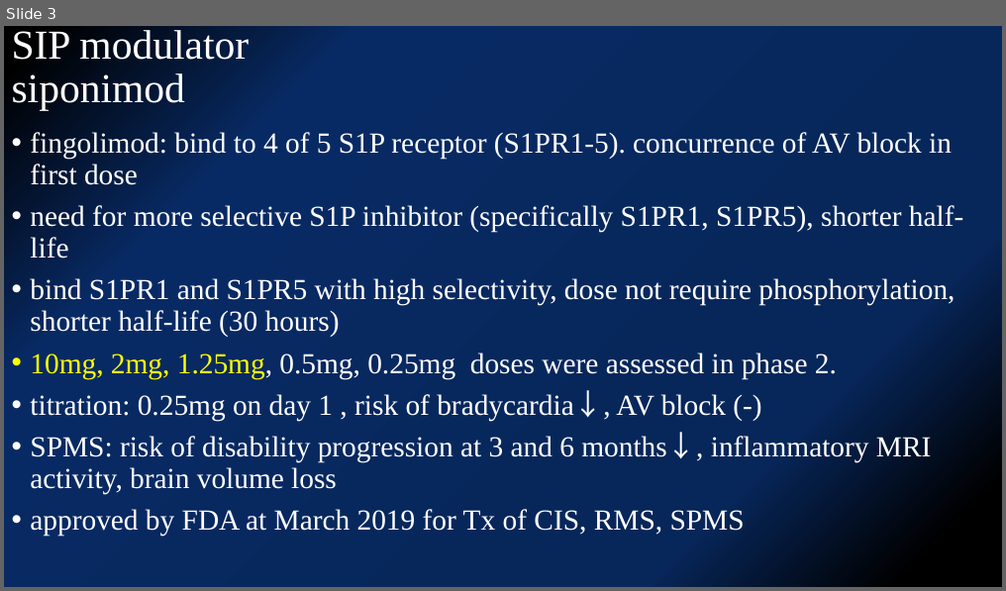
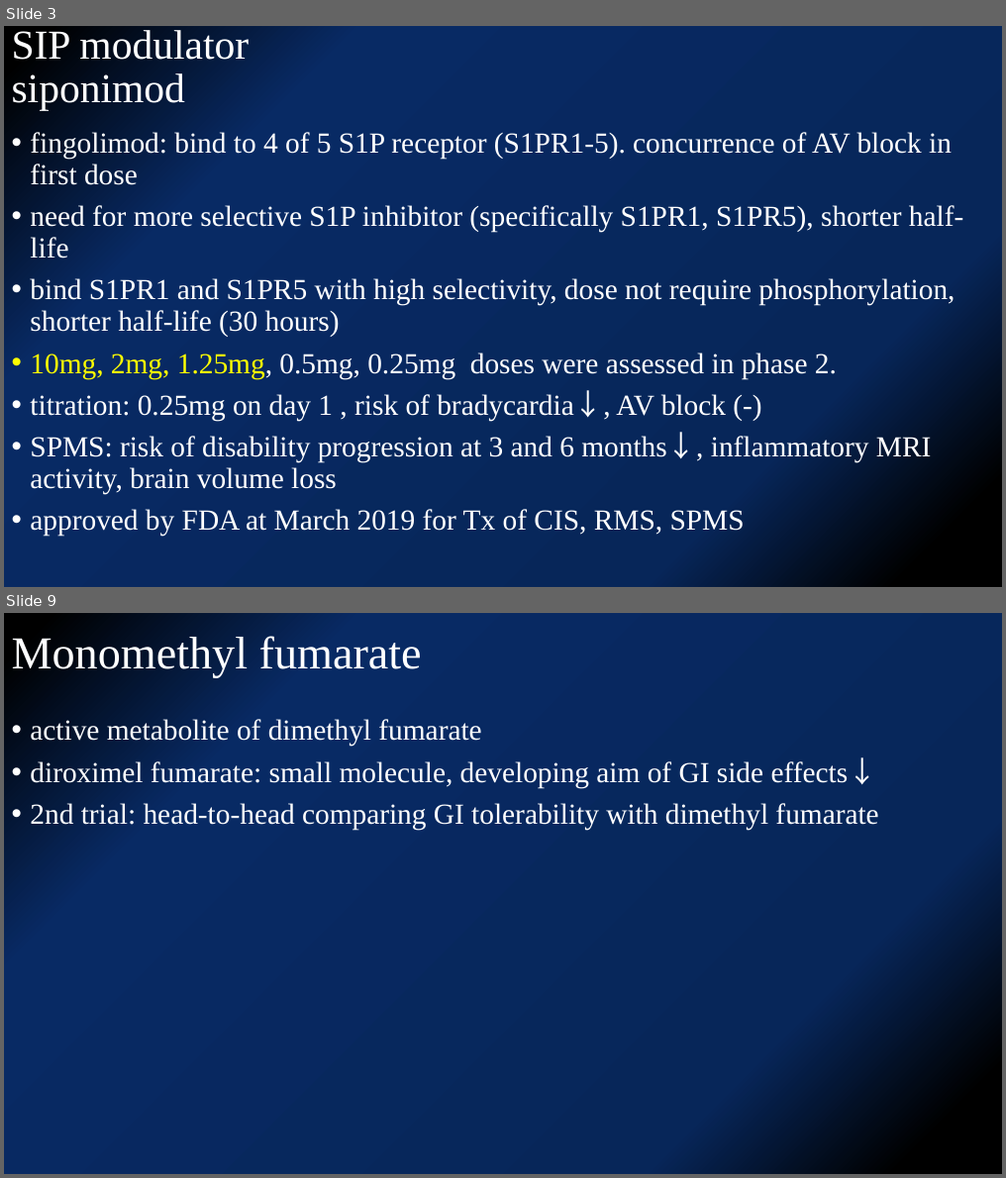
Before and after one commit to kjfdf/12.07_lab_meeting, a slide deck: 2020.12.07 유일한 임상저널리뷰.pptx. Shown one above the other, each under a label of ours: slide 3 before the commit, slides 3 and 9 after it; the slides between them are not shown. The pictures are 1006x591 and 1006x1178 pixels, drawn with LibreOffice and Linux fonts; fonts in the diff are those of the drawing. Boxes give left, top, right and bottom in pixels: in the first picture for what was removed or moved away, otherwise in the second. Text is boxed around its words. In the diff, an @@ line names an element or a change of style, - is before the commit and + after.

```diff
--- a/2020.12.07 유일한 임상저널리뷰.pptx
+++ b/2020.12.07 유일한 임상저널리뷰.pptx
@@ slide 9 added at (4, 613, 1002, 1174), background gradient #000000 to #072659 to #082A64 @@
@@ title added at (12, 634, 422, 678), 44 pt, text #FFFFFF @@
+Monomethyl fumarate
@@ text added at (30, 719, 878, 830), 28 pt, text #FFFFFF @@
+• active metabolite of dimethyl fumarate
+• diroximel fumarate: small molecule, developing aim of GI side effects↓
+• 2nd trial: head-to-head comparing GI tolerability with dimethyl fumarate
```
Also in this commit, not shown: 5 slides changed, 4 other slides added, 4 slides removed.
